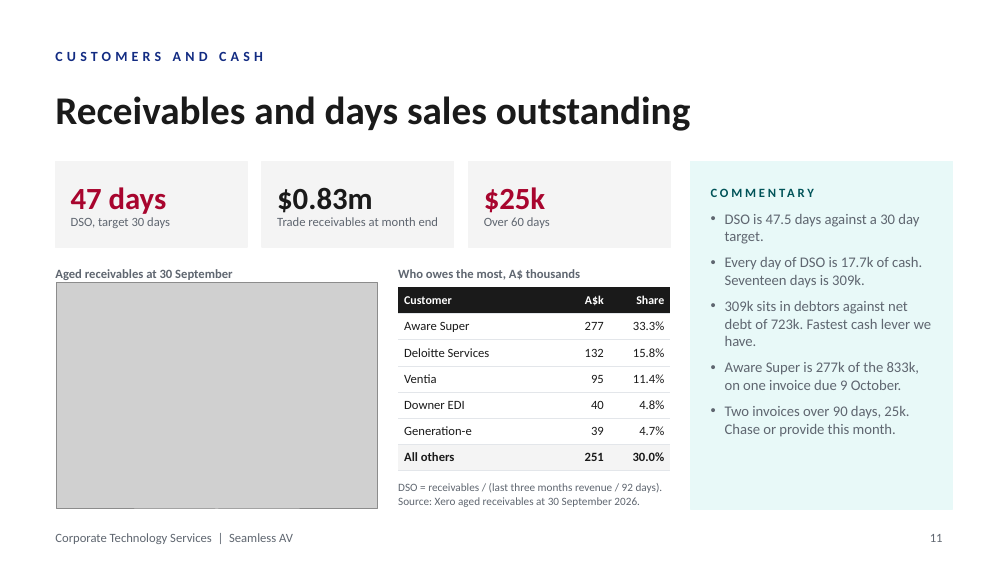
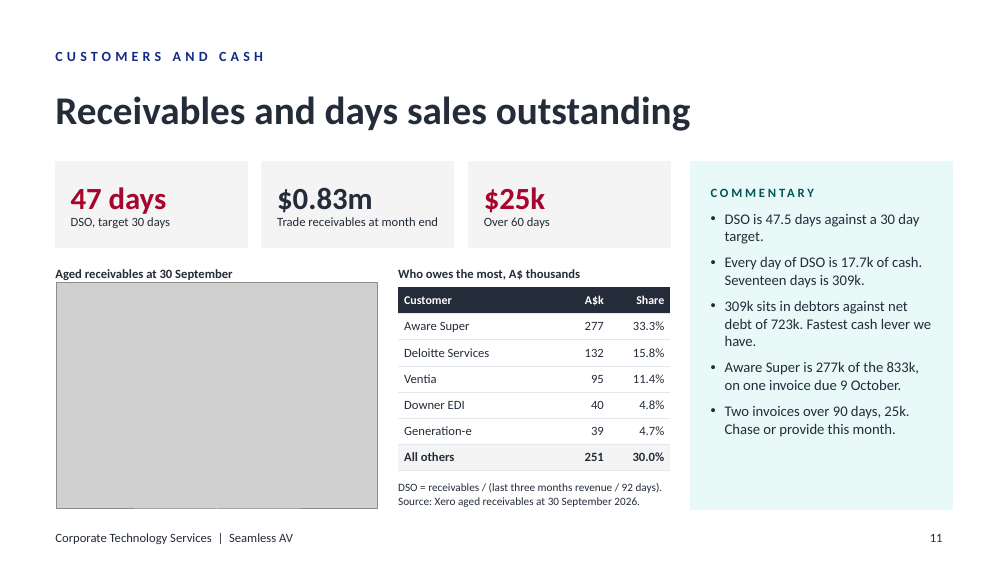
Before and after one commit to WesleyNelson-O33/Claude, a slide deck: slide 11 of deck/CTS Monthly Business Review - September 2026.pptx. Drawn at 1008x567 pixels with LibreOffice and Linux fonts; fonts in the diff are those of the drawing; grey boxes stand for pictures; background and template pictures are left out. Boxes give left, top, right and bottom in pixels: in the first picture for what was removed or moved away, otherwise in the second. Text is boxed around its words. In the diff, an @@ line names an element or a change of style, - is before the commit and + after.

```diff
--- a/deck/CTS Monthly Business Review - September 2026.pptx
+++ b/deck/CTS Monthly Business Review - September 2026.pptx
@@ title "Receivables and days sales outstanding" at bbox=[55, 96, 691, 131]: text colour #1A1A1A to #242C39 @@
@@ text "$0.83m" at bbox=[277, 187, 373, 213]: text colour #1A1A1A to #242C39 @@
@@ table at bbox=[398, 287, 670, 471] @@
@@ fill #1A1A1A to #242C39 in row 1 @@
@@ text colour #1A1A1A to #242C39 in "Aware Super", "277", "33.3%", "Deloitte Services" and 14 more places @@
@@ text colour #5F6670 to #242C39 in 9 elements at bbox=[71, 217, 170, 228], bbox=[277, 217, 438, 226], bbox=[484, 217, 550, 228], bbox=[55, 269, 232, 280], bbox=[398, 269, 580, 280], bbox=[398, 483, 663, 507], bbox=[725, 214, 932, 437], bbox=[930, 534, 943, 542], bbox=[55, 533, 293, 544] @@
```
Also in this commit, not shown: 17 other slides changed, 1 other file.
